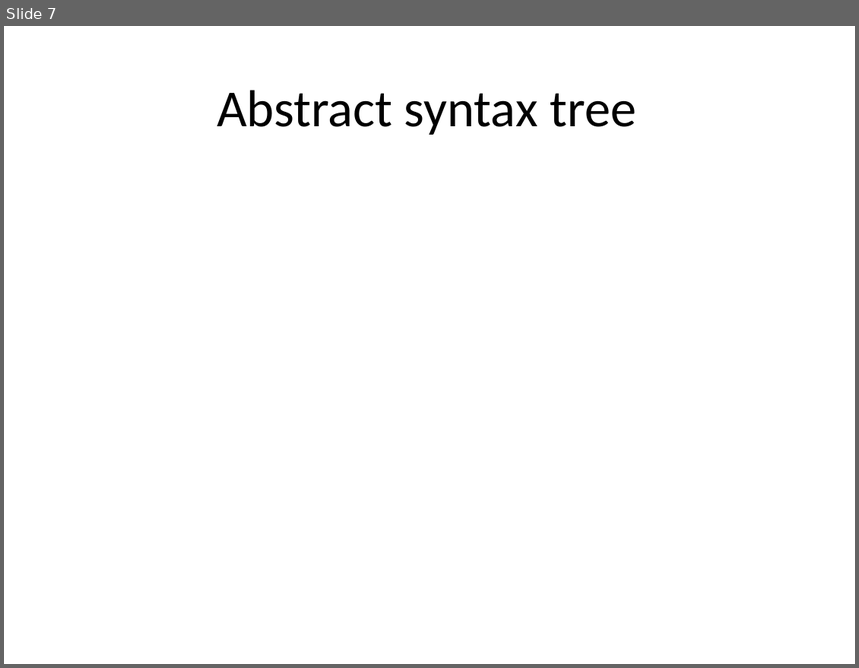
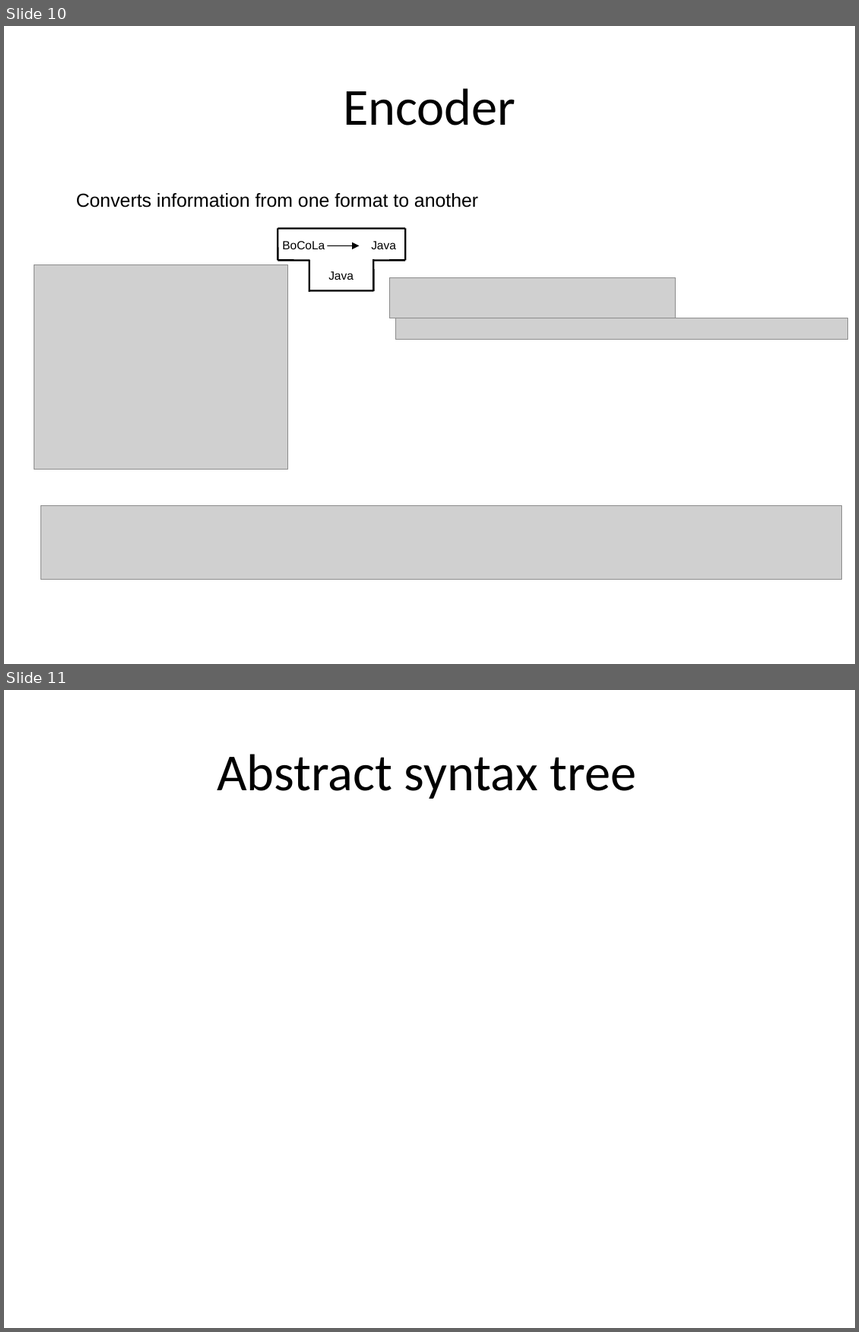
Before and after one commit to isurup/kalle-martin-group, a slide deck: SSE2/slides/1 Analysis.ppt. Shown one above the other, each under a label of ours: slide 7 before the commit, slides 10 and 11 after it. The pictures are 859x668 and 859x1332 pixels, drawn with LibreOffice and Linux fonts; fonts in the diff are those of the drawing; grey boxes stand for pictures. Boxes give left, top, right and bottom in pixels: in the first picture for what was removed or moved away, otherwise in the second. Text is boxed around its words. In the diff, an @@ line names an element or a change of style, - is before the commit and + after.

```diff
--- a/SSE2/slides/1 Analysis.ppt
+++ b/SSE2/slides/1 Analysis.ppt
@@ slide 10 added at [4,26,855,664], background #FFFFFF @@
@@ title added at [343,88,516,126], 44 pt, text #000000 @@
+Encoder
@@ text added at [76,193,478,208], 16 pt, text #000000 @@
+Converts information from one format to another
@@ group added at [278,229,406,291]: 8 lines, 3 texts, 1 arrow @@
+Java
+Java
+BoCoLa
@@ picture added at [34,265,287,471] @@
@@ picture added at [389,278,676,319] @@
@@ picture added at [396,319,848,340] @@
@@ picture added at [40,506,842,580] @@
@@ what was slide 7 is now slide 11 @@
```
Also in this commit, not shown: 14 other slides added.
